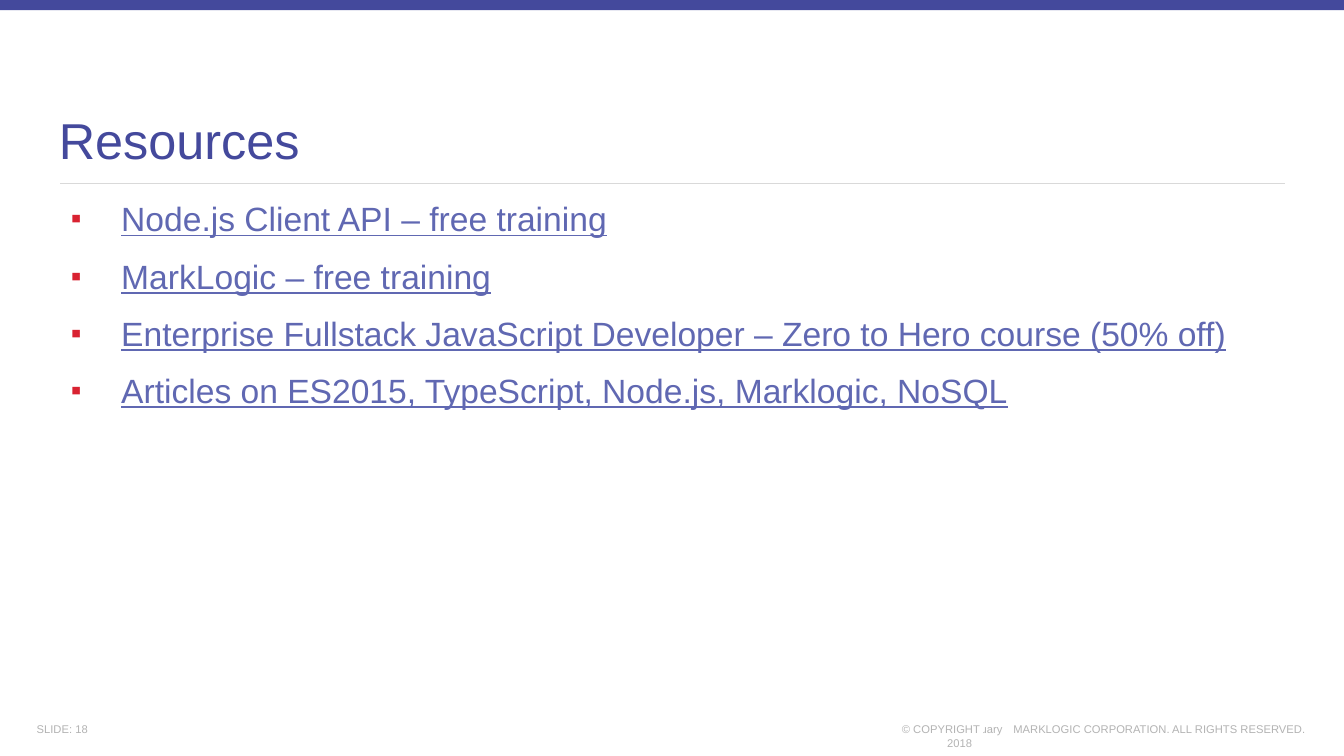
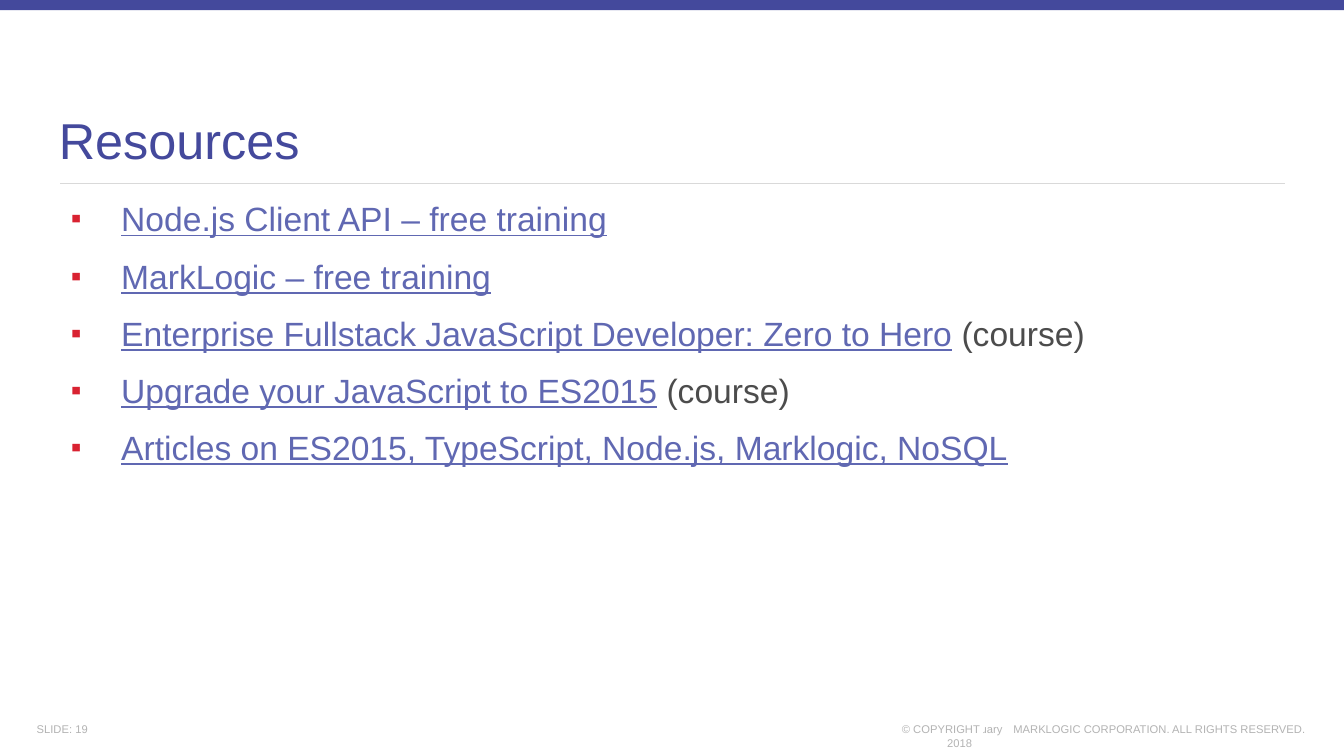
Before and after one commit to StevenDufresne/2018-jsconf.asia, a slide deck: slide 19 of slides.pptx (slide 18 before the commit). Drawn at 1344x756 pixels with LibreOffice and Linux fonts; fonts in the diff are those of the drawing; background and template pictures are left out. Boxes give left, top, right and bottom in pixels: in the first picture for what was removed or moved away, otherwise in the second. Text is boxed around its words. In the diff, an @@ line names an element or a change of style, - is before the commit and + after.

```diff
--- a/slides.pptx
+++ b/slides.pptx
@@ text at (121, 321, 1085, 410): text changed @@
-▪ Enterprise Fullstack JavaScript Developer – Zero to Hero course (50% off)
+▪ Enterprise Fullstack JavaScript Developer: Zero to Hero (course)
+▪ Upgrade your JavaScript to ES2015 (course)
```
Also in this commit, not shown: 16 other slides changed, 1 slide added, 31 other files.
